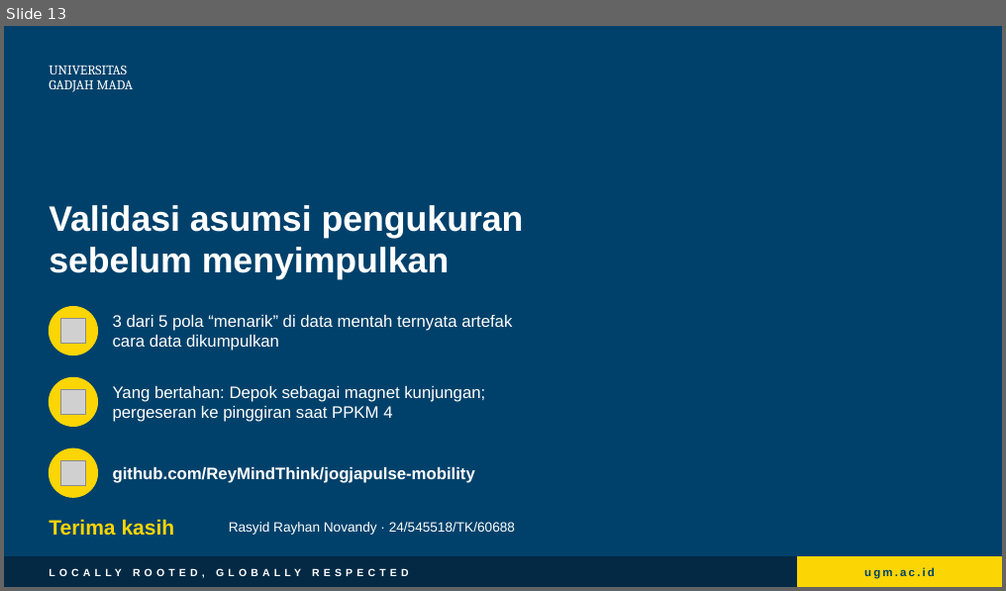
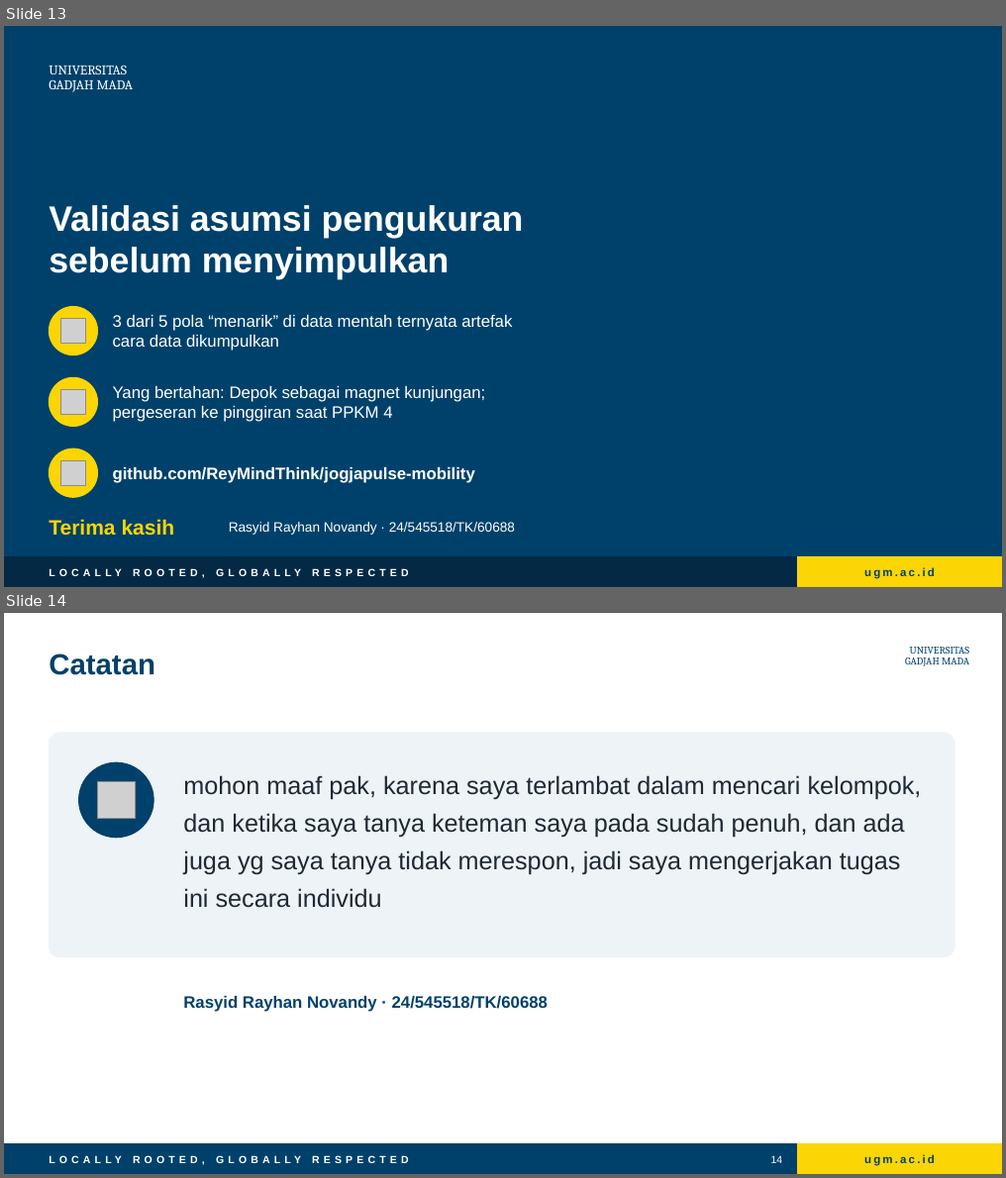
Before and after one commit to ReyMindThink/jogjapulse-mobility, a slide deck: docs/jogjapulse_presentasi.pptx. Shown one above the other, each under a label of ours: slide 13 before the commit, slides 13 and 14 after it. The pictures are 1006x591 and 1006x1178 pixels, drawn with LibreOffice and Linux fonts; fonts in the diff are those of the drawing; grey boxes stand for pictures; background and template pictures are left out. Boxes give left, top, right and bottom in pixels: in the first picture for what was removed or moved away, otherwise in the second. Text is boxed around its words. In the diff, an @@ line names an element or a change of style, - is before the commit and + after.

Commit message:
Slide: tambah catatan klarifikasi

```diff
--- a/docs/jogjapulse_presentasi.pptx
+++ b/docs/jogjapulse_presentasi.pptx
@@ slide 14 added at [4,613,1002,1174], background #FFFFFF; not listed: 3 template elements that a slide beside it also shows @@
@@ title added at [49,654,155,675], 28 pt, text #00416B, bold @@
+Catatan
@@ text added at [905,647,970,666], 10 pt, text #00416B @@
+UNIVERSITAS
+GADJAH MADA
@@ rounded rectangle added at [49,733,954,958], fill #EEF3F8, outline #EEF3F8 1 pt @@
@@ ellipse added at [79,762,153,838], fill #00416B, outline #00416B 1 pt @@
@@ picture added at [98,781,135,819] @@
@@ text added at [183,775,922,908], 24 pt, text #1F2933 @@
+mohon maaf pak, karena saya terlambat dalam mencari kelompok, dan ketika saya tanya keteman saya pada sudah penuh, dan ada juga yg saya tanya tidak merespon, jadi saya mengerjakan tugas ini secara individu
@@ text added at [183,996,548,1012], 16 pt, text #00416B, bold @@
+Rasyid Rayhan Novandy · 24/545518/TK/60688
@@ rectangle added at [4,1145,1002,1174], fill #00416B, outline #00416B 1 pt @@
@@ page number added at [771,1156,783,1163], 10 pt, text #FFFFFF @@
+14
```
